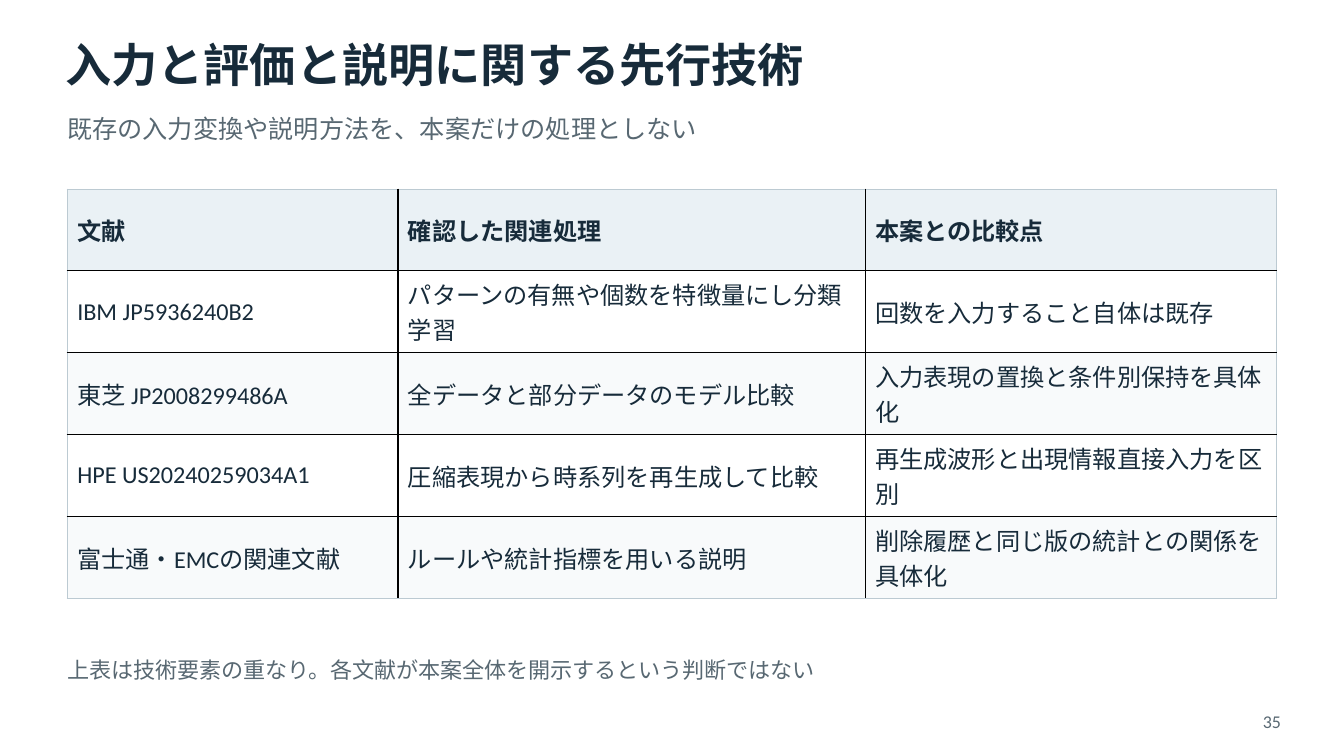
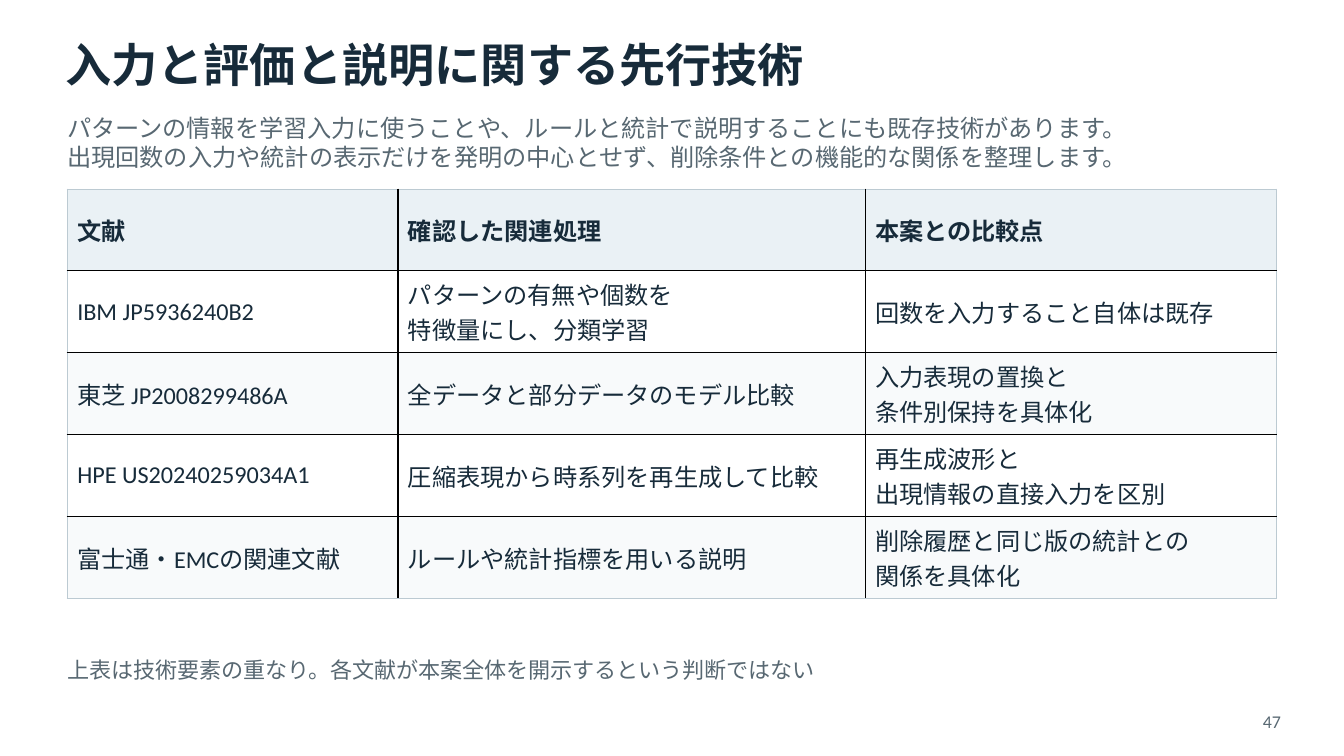
Before and after one commit to tachyonstone/test, a slide deck: slide 47 of 発明アイデア説明資料.pptx (slide 35 before the commit). Drawn at 1344x756 pixels with LibreOffice and Linux fonts; fonts in the diff are those of the drawing. Boxes give left, top, right and bottom in pixels: in the first picture for what was removed or moved away, otherwise in the second. Text is boxed around its words. In the diff, an @@ line names an element or a change of style, - is before the commit and + after.

```diff
--- a/発明アイデア説明資料.pptx
+++ b/発明アイデア説明資料.pptx
@@ text at <box>67,116,1127,168</box>: text changed; size 18 to 17.2 pt @@
-既存の入力変換や説明方法を、本案だけの処理としない
+パターンの情報を学習入力に使うことや、ルールと統計で説明することにも既存技術があります。
+出現回数の入力や統計の表示だけを発明の中心とせず、削除条件との機能的な関係を整理します。
@@ table at <box>68,190,1277,599</box> @@
-row 2, column 2: パターンの有無や個数を特徴量にし分類学習
+row 2, column 2: パターンの有無や個数を / 特徴量にし、分類学習
-row 3, column 3: 入力表現の置換と条件別保持を具体化
+row 3, column 3: 入力表現の置換と / 条件別保持を具体化
-row 4, column 3: 再生成波形と出現情報直接入力を区別
+row 4, column 3: 再生成波形と / 出現情報の直接入力を区別
-row 5, column 3: 削除履歴と同じ版の統計との関係を具体化
+row 5, column 3: 削除履歴と同じ版の統計との / 関係を具体化
@@ text at <box>1263,716,1281,728</box>: text changed @@
-35
+47
```
Also in this commit, not shown: 41 other slides changed, 16 slides added, 3 slides removed.
